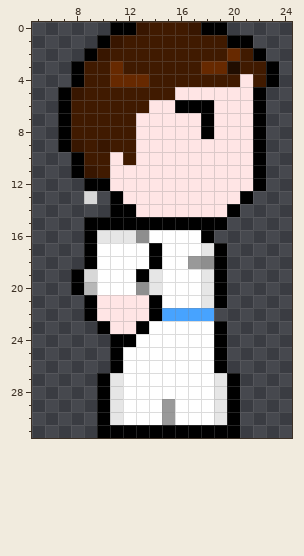
File history of a pixel-art sprite, src/main/resources/assets/ObjectArt/Elon.png. The picture above is the old version.
The file is 32x32 pixels. Colours within 5 levels of each other are drawn and written as one. Shown: x 5..24, y 0..31.
New version:
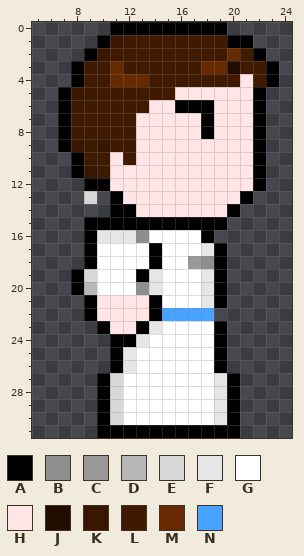
Palette (. is transparent): A #000000  B #8e8e8e  C #999999  D #b7b7b7  E #d8d8d8  F #e6e6e6  G #ffffff  H #ffe5e5  J #200d00  K #381600  L #401a00  M #672900  N #47a3ff
Diff:
y 0: x 13..17 KLLLK -> AAAAA
y 23: x 14 G -> F
y 24: x 13 G -> F
y 25..26: x 12 G -> F
y 27..28: x 11 F -> E
y 29..30: x 11 F -> E; x 15 C -> G
Changed places in both pictures, as pixel boxes (x1, y1, x2, y2):
changed: (136, 22, 201, 35)
changed: (110, 321, 175, 425)
